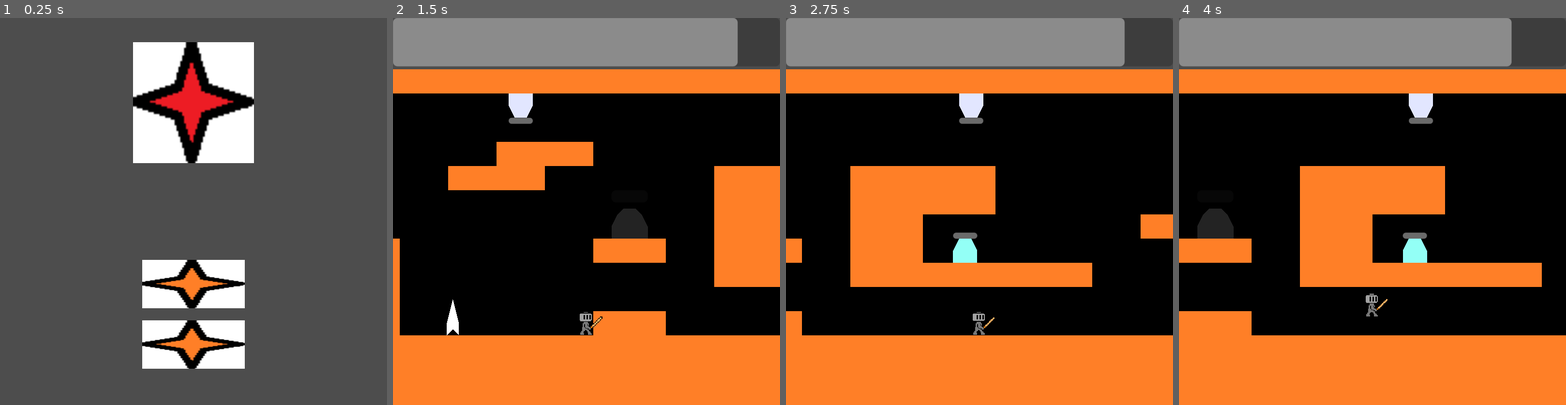
Above: before the commit, frames 1-4 (left to right).
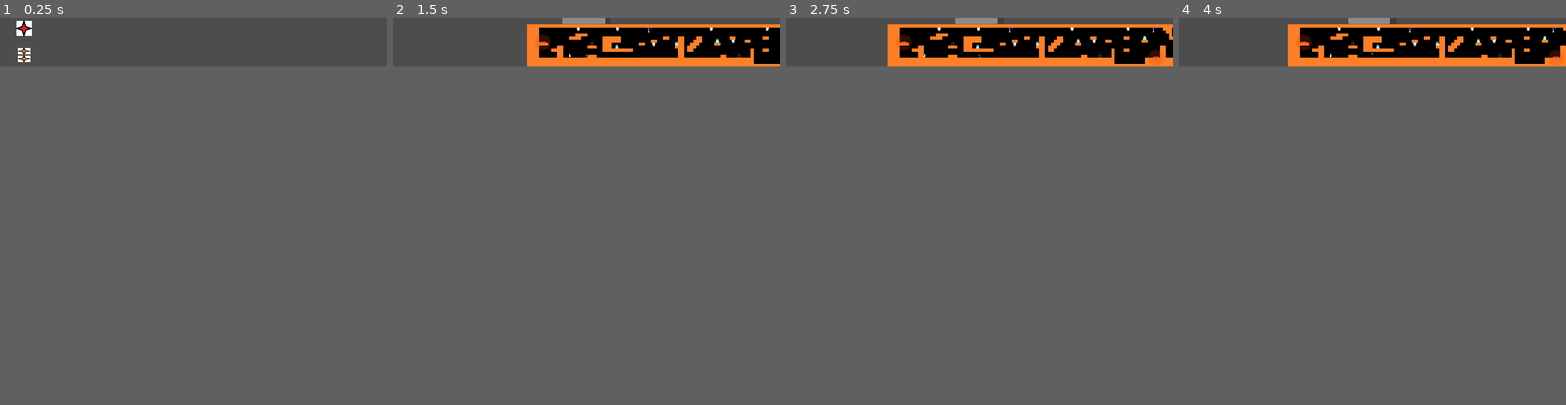
Above: after the commit, the same moments.

Repository: Piqulsky/CoalInMyHeart
Game: Godot game, scene res://Scenes/start_scene.tscn
The game is run twice, just before and just after one commit, with the same random seed, the same clock (stepped at 60 frames per second) and the same inputs.
Inputs (mouse positions are in pixels of both pictures, inside the frame that each line leads up to; where the layout moved, square brackets give the same spot in the first picture):
- Up to frame 1 (0.25 s): no input
- Up to frame 2 (1.5 s): click (416, 285) [586, 285] at 0.5 s; move the mouse to (671, 192) at 1.27 s; hold D (move_right) from 1.28 s (still down); click (671, 192) at 1.35 s
- Up to frame 3 (2.75 s): keep holding D (move_right); tap Space (jump) at 1.52, 2.27 s; move the mouse to (902, 230) at 2.02 s; right-click (902, 230) at 2.1 s
- Up to frame 4 (4 s): move the mouse to (1411, 126) at 2.77 s; release D (move_right) at 2.78 s; hold A (move_left) 2.78-3.53 s; click (1411, 126) at 2.85 s; move the mouse to (1353, 288) at 3.52 s; hold D (move_right) from 3.53 s (still down); right-click (1353, 288) at 3.6 s; tap Space (jump) at 3.77 s
In our replay, the window is 800x800 before the commit and 800x100 after it. These sizes can differ from the game's own. Grey fills any space a smaller window leaves; there, only what the larger window draws over its background counts as a difference.

The runs differ from the first frame. In frame 1, 16% of the frame differs, in the area x 4-66%, y 0-91%; in frame 2, 50%; in frame 3, 50%; in frame 4, 52%, in the area x 0-100%, y 0-100%.

Commit message:
Fixed self-deletion

Diff:
--- a/Scripts/furnace_man.gd
+++ b/Scripts/furnace_man.gd
@@ -45,7 +45,7 @@
 			$CharacterSprite2D.scale.x = startScale * -1
 		velocity.x = direction * SPEED
 	else:
-		velocity.x = move_toward(velocity.x, 0, SPEED*delta*6)
+		velocity.x = move_toward(velocity.x, 0, SPEED*delta*10)
 
 func _primary_attack():
 	$AnimationPlayer.play("attack")
--- a/Scripts/icicle_man.gd
+++ b/Scripts/icicle_man.gd
@@ -11,7 +11,7 @@
 	pass
 
 func _physics_process(delta):
-	if position.distance_to(player.position) > 1000:
+	if global_position.distance_to(player.position) > 1000:
 		queue_free()
 		Globals.enemies -= 1
 
--- a/Scripts/icicle_spawner.gd
+++ b/Scripts/icicle_spawner.gd
@@ -2,7 +2,6 @@
 
 @export var player :Node2D
 var IcicleMan = preload("res://Scenes/icicle_man.tscn")
-var switch := 1
 
 # Called when the node enters the scene tree for the first time.
 func _ready():
@@ -18,8 +17,6 @@
 	if position.distance_to(player.position) < 1000.0 and Globals.enemies < 20:
 		var s = IcicleMan.instantiate()
 		s.player = player
-		s.position.x = 30 * switch
-		switch = not switch
 		add_child(s)
 		Globals.enemies += 1
 
--- a/Scripts/snowflake_man.gd
+++ b/Scripts/snowflake_man.gd
@@ -10,7 +10,8 @@
 	_make_path()
 
 func _physics_process(delta):
-	if position.distance_to(player.position) > 1000:
+	if global_position.distance_to(player.position) > 1000:
+		print(player.position, position)
 		queue_free()
 		Globals.enemies -= 1
 
--- a/Scripts/snowflake_spawner.gd
+++ b/Scripts/snowflake_spawner.gd
@@ -2,7 +2,6 @@
 
 @export var player :Node2D
 var SnoflakeMan = preload("res://Scenes/snowflake_man.tscn")
-var switch := 1
 
 # Called when the node enters the scene tree for the first time.
 func _ready():
@@ -18,8 +17,6 @@
 	if position.distance_to(player.position) < 1000.0 and Globals.enemies < 20:
 		var s = SnoflakeMan.instantiate()
 		s.player = player
-		s.position.x = 50 * switch
-		switch = not switch
 		add_child(s)
 		Globals.enemies += 1
 
--- a/project.godot
+++ b/project.godot
@@ -21,7 +21,7 @@
 
 [display]
 
-window/size/viewport_width=512
+window/size/viewport_width=4096
 window/size/viewport_height=512
 window/size/window_width_override=1024
 window/size/window_height_override=1024
